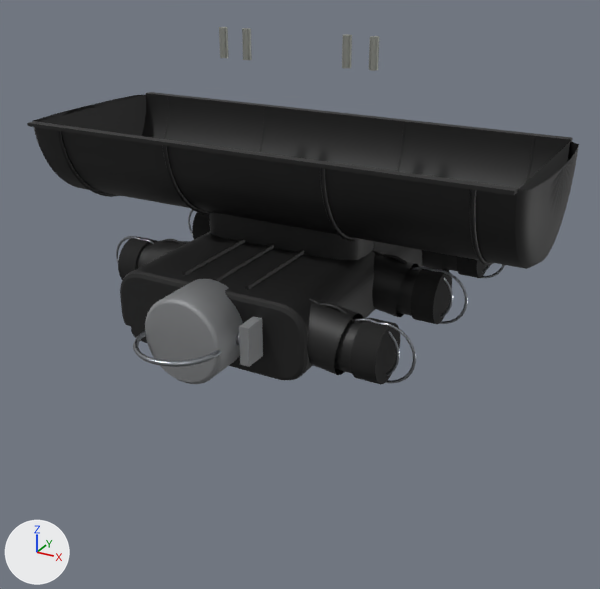
The glTF model public/parts/plenum.glb: old version first, new version second.
Camera for both pictures: a camera (50 mm lens) standing at (352.0, -662.0, 690.0) and looking at (7.0, -35.0, 376.0). Lighting does not change. The marker at lower left points along +X, +Y and +Z. The first picture is the older version. Where no turn or scale is listed for an object, it has been applied to the vertices. Vertices at exactly the same position are counted once.

In view in the first picture: 'plenum:blackPlastic', 'plenum:castAlu', 'plenum:rubber', 'plenum:steel', 'plenum:zincPlate'.
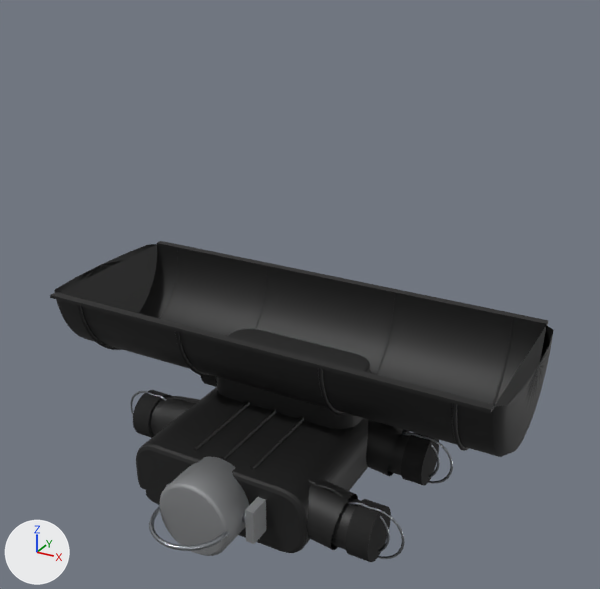
Where the change shows, as pixel boxes (x1, y1, x2, y2) in the pictures (600 x 589 px; the box of a moved part takes in the faces that stretch with it):
'plenum:blackPlastic', moved: before (27, 92, 579, 380); after (50, 241, 554, 553)
'plenum:castAlu', moved: before (145, 279, 263, 384); after (160, 456, 266, 556)
'plenum:rubber', moved: before (118, 212, 487, 385); after (133, 375, 439, 562)
'plenum:steel', moved (mostly hidden): before (116, 210, 505, 383); after (130, 391, 453, 559)
'plenum:zincPlate', reshaped, moved, rescaled (not visible afterwards): before (219, 27, 379, 71)
part 1 of me_mesh_4, moved or reshaped (not visible afterwards): before (219, 27, 228, 58)
part 2 of me_mesh_4, moved or reshaped (not visible afterwards): before (242, 28, 252, 60)
part 3 of me_mesh_4, moved or reshaped (not visible afterwards): before (342, 34, 352, 68)
part 4 of me_mesh_4, moved or reshaped (not visible afterwards): before (369, 36, 379, 71)

The edits, one by one:
me_mesh_4 is used by ob_plenum_zincplate; parent ob_plenum; location (0.0, 59.72, 487.9); scale (124.0, 124.0, 124.0).
me_mesh_4 had 124 vertices, 224 faces and spanned x -0.83..0.83, y -0.76..0.76, z -1.0..1.0.
me_mesh_4 now has 124 vertices, 224 faces and spans x -1.0..1.0, y -0.9..0.9, z -0.61..0.61.
me_mesh_4 part 1: the loose piece of 22 vertices spanning x -0.61..-0.55, y -0.76..-0.69, z 0.79..1.0 is scaled about its middle by 1.19, then moved by (-0.11, -0.14, -0.41).
me_mesh_4 part 2: the loose piece of 22 vertices spanning x -0.42..-0.36, y -0.76..-0.69, z 0.79..1.0 is scaled about its middle by 1.19, then moved by (-0.07, -0.14, -0.41).
me_mesh_4 part 3: the loose piece of 22 vertices spanning x 0.36..0.42, y -0.76..-0.69, z 0.79..1.0 is scaled about its middle by 1.19, then moved by (0.07, -0.14, -0.41).
me_mesh_4 part 4: the loose piece of 22 vertices spanning x 0.55..0.61, y -0.76..-0.69, z 0.79..1.0 is scaled about its middle by 1.19, then moved by (0.11, -0.14, -0.41).
Other edits to the shape of me_mesh_4 do not show in these pictures.
Object 'plenum:blackPlastic' (ob_plenum_blackplastic) moves from (0.0, -2.0, 450.0) to (0.0, -2.0, 282.0).
Object 'plenum:rubber' (ob_plenum_rubber) moves from (0.0, 0.0, 400.0) to (0.0, 0.0, 232.0).
Object 'plenum:steel' (ob_plenum_steel) moves from (0.0, -49.0, 400.0) to (0.0, -49.0, 232.0).
Object 'plenum:castAlu' (ob_plenum_castalu) moves from (8.0, -189.0, 402.0) to (8.0, -189.0, 234.0).
Object 'plenum:zincPlate' (ob_plenum_zincplate) moves from (0.0, 59.72, 487.9) to (0.0, 60.02, 212.4).
Object 'plenum:zincPlate' (ob_plenum_zincplate) is rescaled from (124.0, 124.0, 124.0) to (104.0, 104.0, 104.0).
